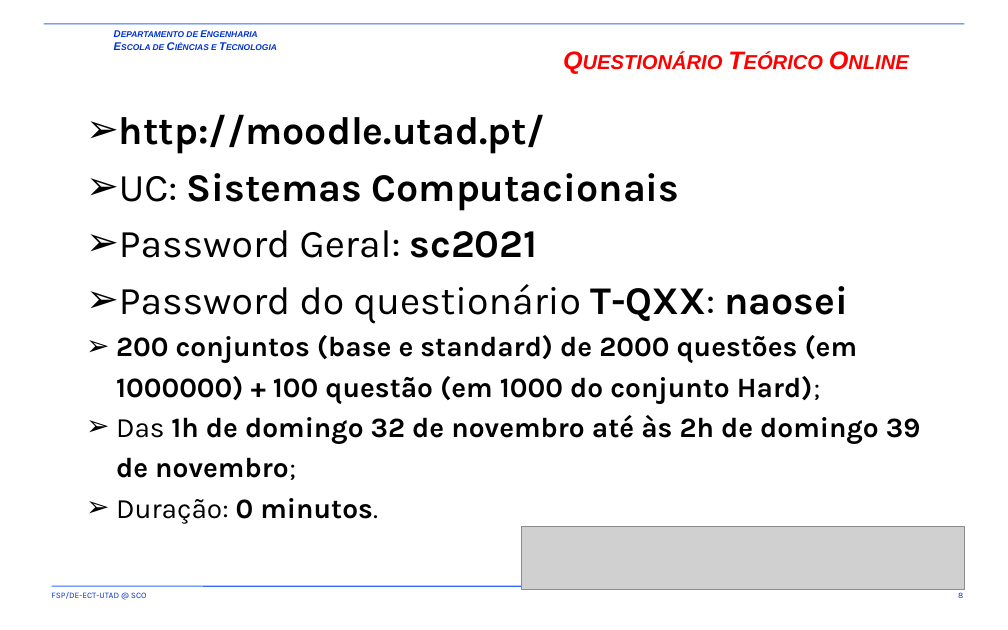
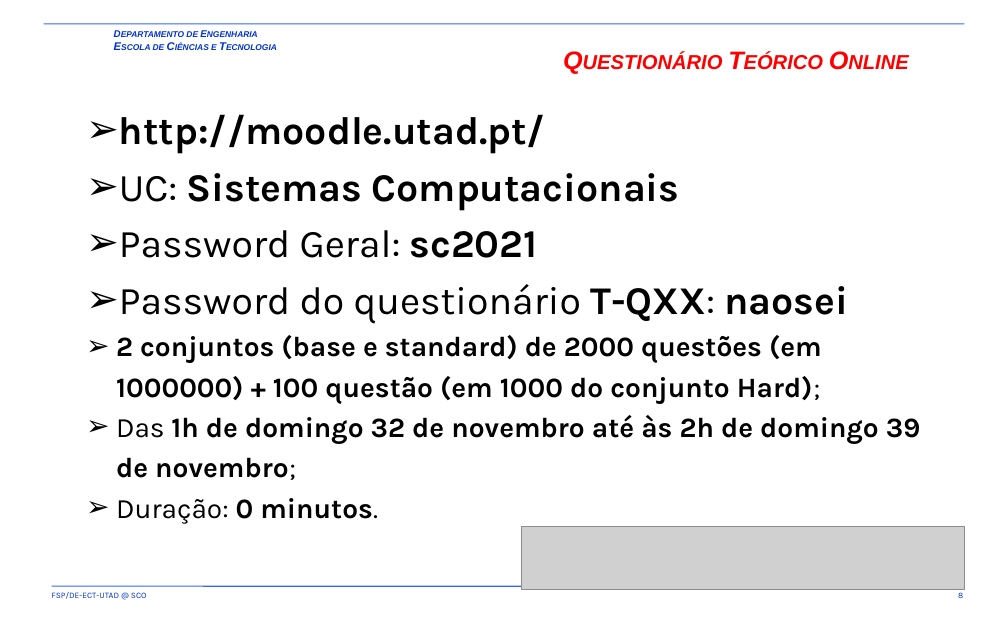
Before and after one commit to fsp864/UTAD-SCO, a slide deck: slide 8 of aulas/t/SCO-T2-S03-S04.pptx. Drawn at 1008x630 pixels with LibreOffice and Linux fonts; fonts in the diff are those of the drawing; grey boxes stand for pictures; background and template pictures are left out. Boxes give left, top, right and bottom in pixels: in the first picture for what was removed or moved away, otherwise in the second. Text is boxed around its words. In the diff, an @@ line names an element or a change of style, - is before the commit and + after.

```diff
--- a/aulas/t/SCO-T2-S03-S04.pptx
+++ b/aulas/t/SCO-T2-S03-S04.pptx
@@ text at <box>116,335,822,404</box>: text changed @@
-  ➢ 200 conjuntos (base e standard) de 2000 questões (em 1000000) + 100 questão (em 1000 do conjunto Hard);
+  ➢ 2 conjuntos (base e standard) de 2000 questões (em 1000000) + 100 questão (em 1000 do conjunto Hard);
```
Also in this commit, not shown: 14 other files.
